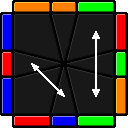
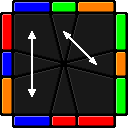
Comparing the layer stacks of the two 128 x 128 images. Changes:
painted on "arrow" over [28, 31, 100, 97]
painted on "color" over [2, 2, 126, 126]
